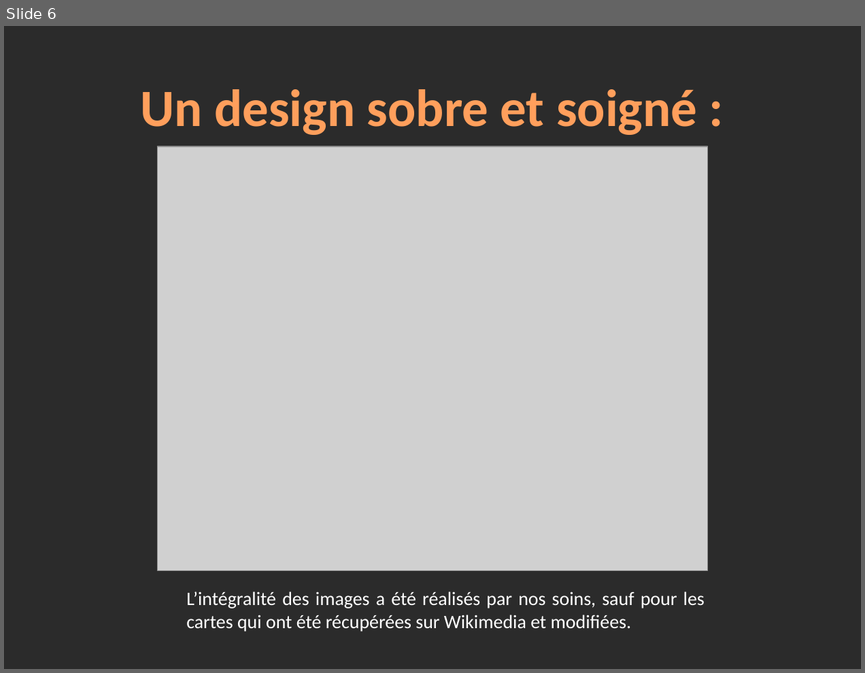
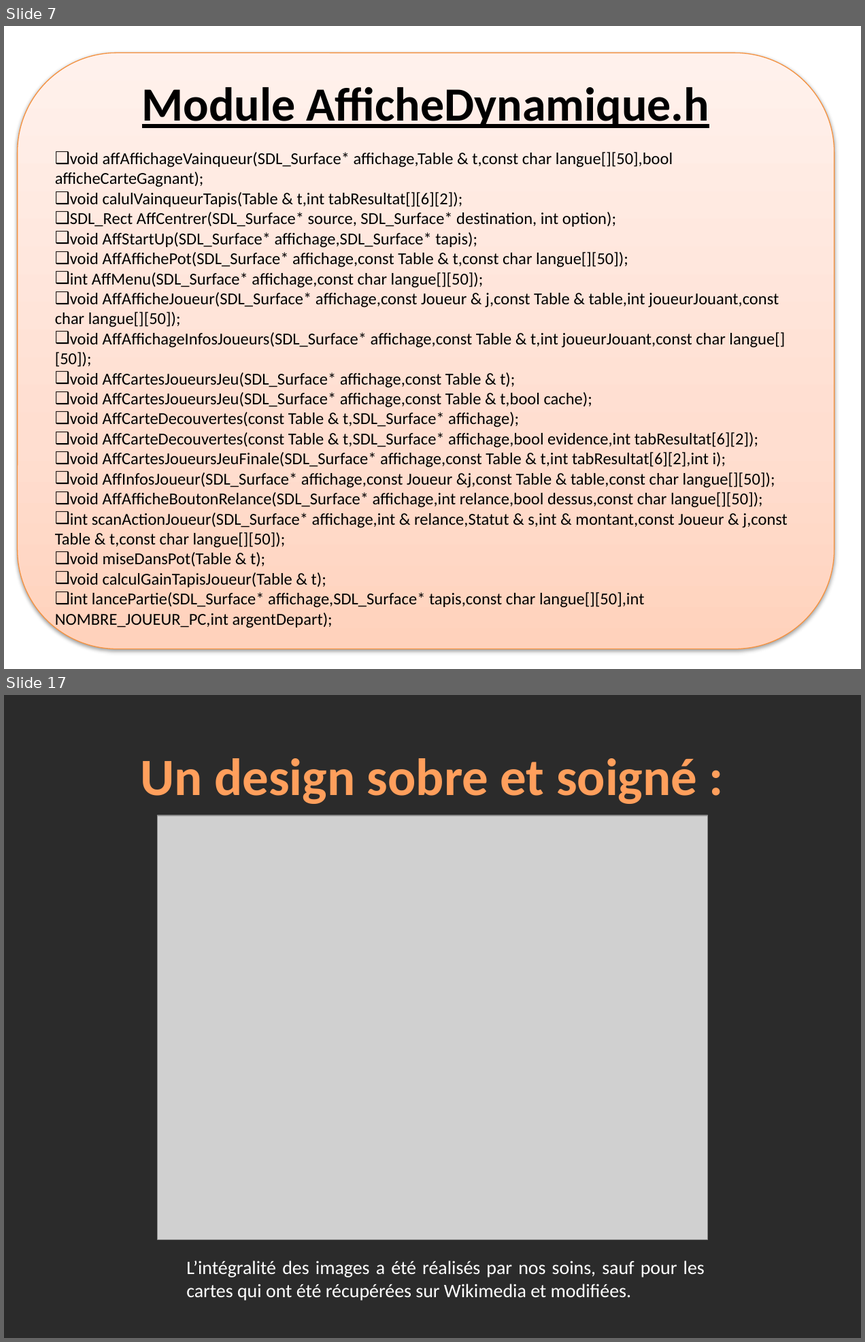
Before and after one commit to winbill/lifesevenpoker, a slide deck: Annexes/Presentation.pptx. Shown one above the other, each under a label of ours: slide 6 before the commit, slides 7 and 17 after it; the slides between them are not shown. The pictures are 865x673 and 865x1342 pixels, drawn with LibreOffice and Linux fonts; fonts in the diff are those of the drawing; grey boxes stand for pictures; background and template pictures are left out; a plain dark background stands for a picture behind light text. Boxes give left, top, right and bottom in pixels: in the first picture for what was removed or moved away, otherwise in the second. Text is boxed around its words. In the diff, an @@ line names an element or a change of style, - is before the commit and + after.

Commit message:
début diagramme des modules

```diff
--- a/Annexes/Presentation.pptx
+++ b/Annexes/Presentation.pptx
@@ slide 7 added at box(4, 26, 861, 669), background picture (left out) @@
@@ rounded rectangle added at box(18, 53, 834, 648), fill gradient #FFD2BD to #FFDED0 to #FFF2ED, outline #F69240 0.75 pt, 14 pt, text #000000 @@
+Module AfficheDynamique.h
+❑ void affAffichageVainqueur(SDL_Surface* affichage,Table & t,const char langue[][50],bool afficheCarteGagnant);
+❑ void calulVainqueurTapis(Table & t,int tabResultat[][6][2]);
+❑ SDL_Rect AffCentrer(SDL_Surface* source, SDL_Surface* destination, int option);
+❑ void AffStartUp(SDL_Surface* affichage,SDL_Surface* tapis);
+❑ void AffAffichePot(SDL_Surface* affichage,const Table & t,const char langue[][50]);
+❑ int AffMenu(SDL_Surface* affichage,const char langue[][50]);
+❑ void AffAfficheJoueur(SDL_Surface* affichage,const Joueur & j,const Table & table,int joueurJouant,const char langue[][50]);
+❑ void AffAffichageInfosJoueurs(SDL_Surface* affichage,const Table & t,int joueurJouant,const char langue[][50]);
+❑ void AffCartesJoueursJeu(SDL_Surface* affichage,const Table & t);
+❑ void AffCartesJoueursJeu(SDL_Surface* affichage,const Table & t,bool cache);
+❑ void AffCarteDecouvertes(const Table & t,SDL_Surface* affichage);
+❑ void AffCarteDecouvertes(const Table & t,SDL_Surface* affichage,bool evidence,int tabResultat[6][2]);
+❑ void AffCartesJoueursJeuFinale(SDL_Surface* affichage,const Table & t,int tabResultat[6][2],int i);
+❑ void AffInfosJoueur(SDL_Surface* affichage,const Joueur &j,const Table & table,const char langue[][50]);
+❑ void AffAfficheBoutonRelance(SDL_Surface* affichage,int relance,bool dessus,const char langue[][50]);
+❑ int scanActionJoueur(SDL_Surface* affichage,int & relance,Statut & s,int & montant,const Joueur & j,const Table & t,const char langue[][50]);
+❑ void miseDansPot(Table & t);
+❑ void calculGainTapisJoueur(Table & t);
+❑ int lancePartie(SDL_Surface* affichage,SDL_Surface* tapis,const char langue[][50],int NOMBRE_JOUEUR_PC,int argentDepart);
@@ what was slide 6 is now slide 17 @@
```
Also in this commit, not shown: 1 slide changed, 10 other slides added.
